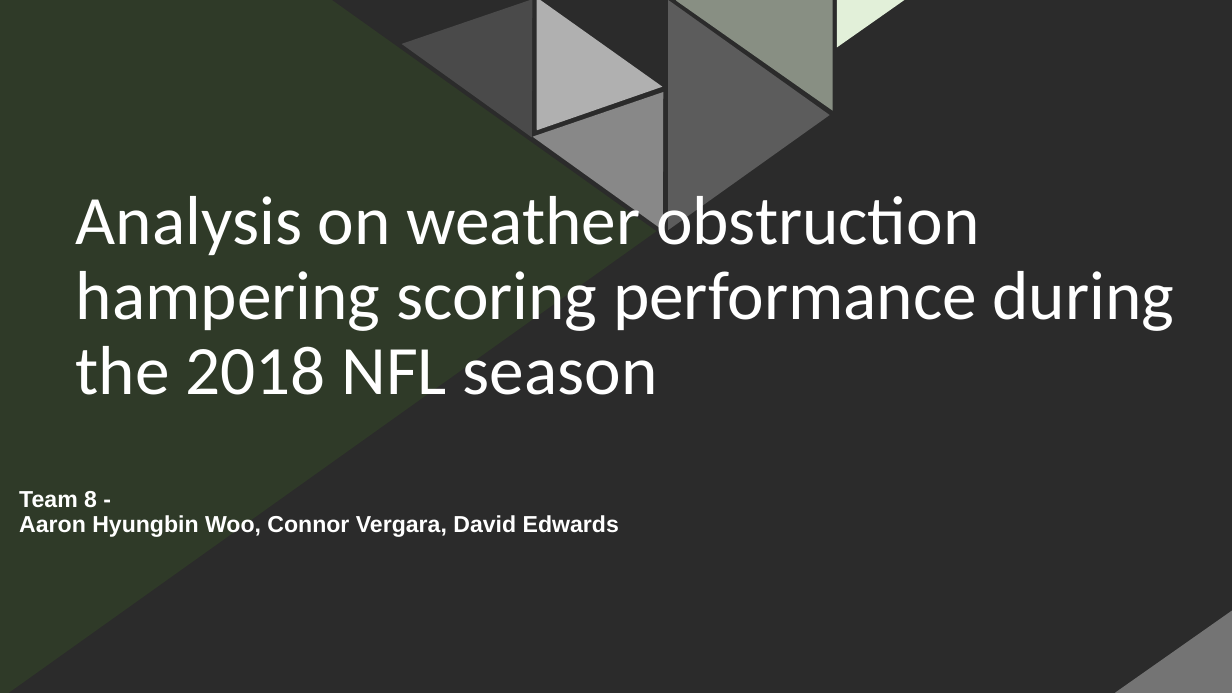
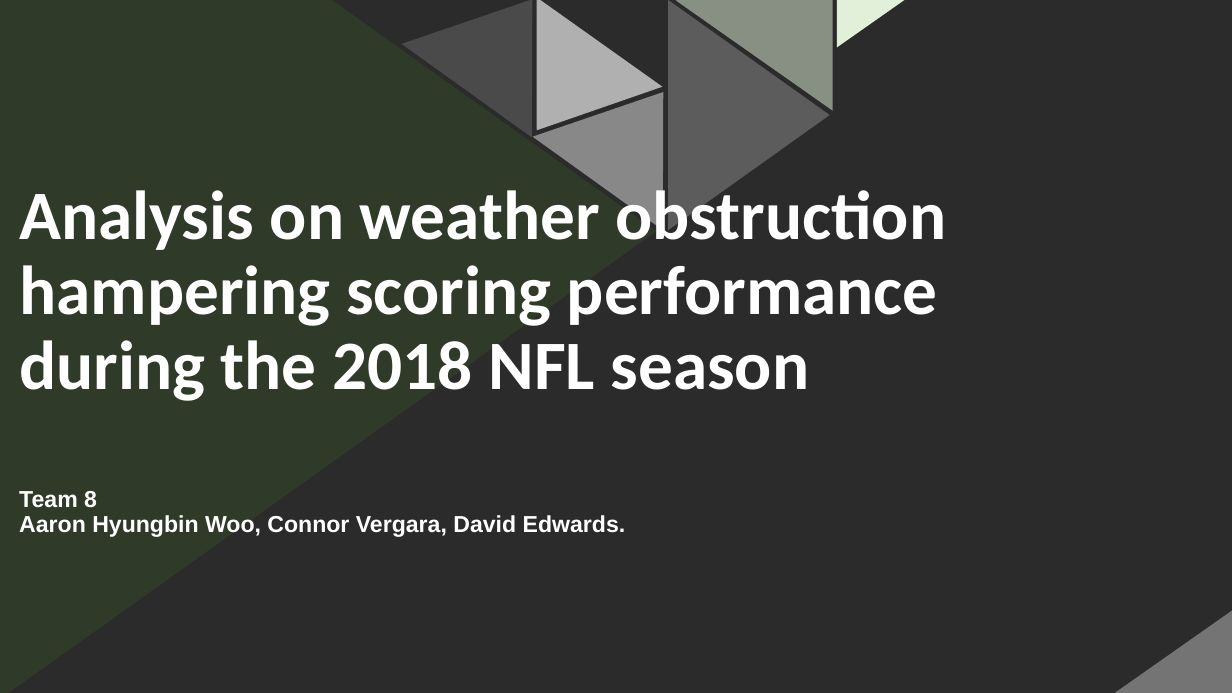
Before and after one commit to aaronhwoo/Project1, a slide deck: slide 1 of Team 8 Project 1.pptx. Drawn at 1232x693 pixels with LibreOffice and Linux fonts; fonts in the diff are those of the drawing; background and template pictures are left out; a plain dark background stands for a picture behind light text. Boxes give left, top, right and bottom in pixels: in the first picture for what was removed or moved away, otherwise in the second. Text is boxed around its words. In the diff, an @@ line names an element or a change of style, - is before the commit and + after.

```diff
--- a/Team 8 Project 1.pptx
+++ b/Team 8 Project 1.pptx
@@ title "Analysis on weather obstruction hampering ...": place and size @@
-title "Analysis on weather obstruction hampering ..." at (76,187,1175,395)
+title "Analysis on weather obstruction hampering ..." at (19,182,947,401)
@@ title "Analysis on weather obstruction hampering ..." at (19,182,947,401): bold on @@
@@ text at (19,491,626,537): text changed @@
-Team 8 -
-Aaron Hyungbin Woo, Connor Vergara, David Edwards
+Team 8
+Aaron Hyungbin Woo, Connor Vergara, David Edwards.
```
Also in this commit, not shown: 6 other slides changed, 2 slides added, 11 slides removed.
